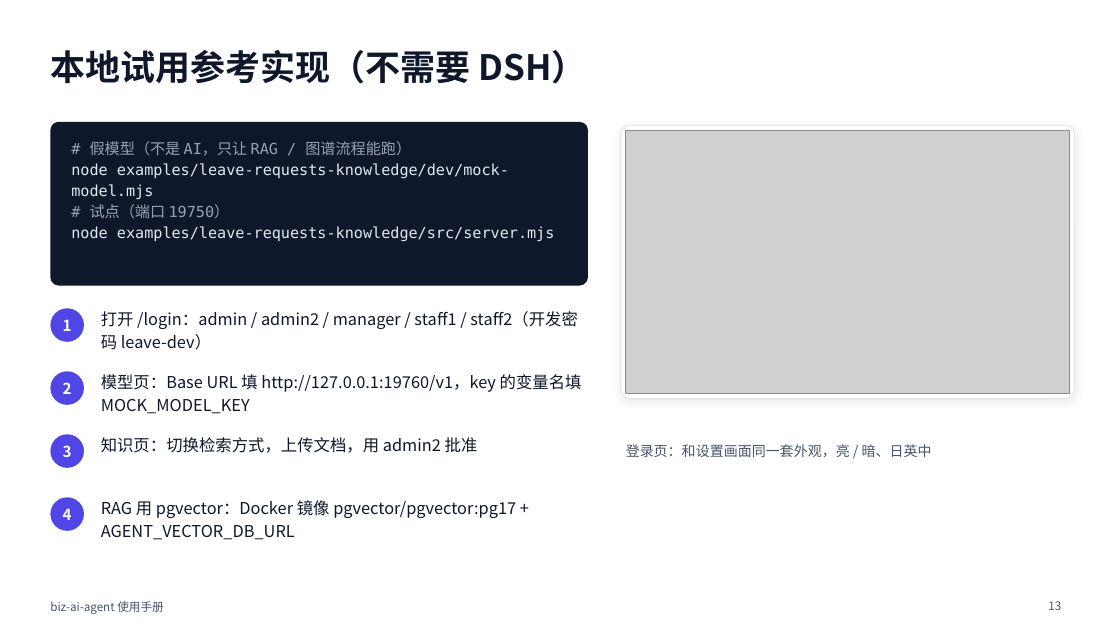
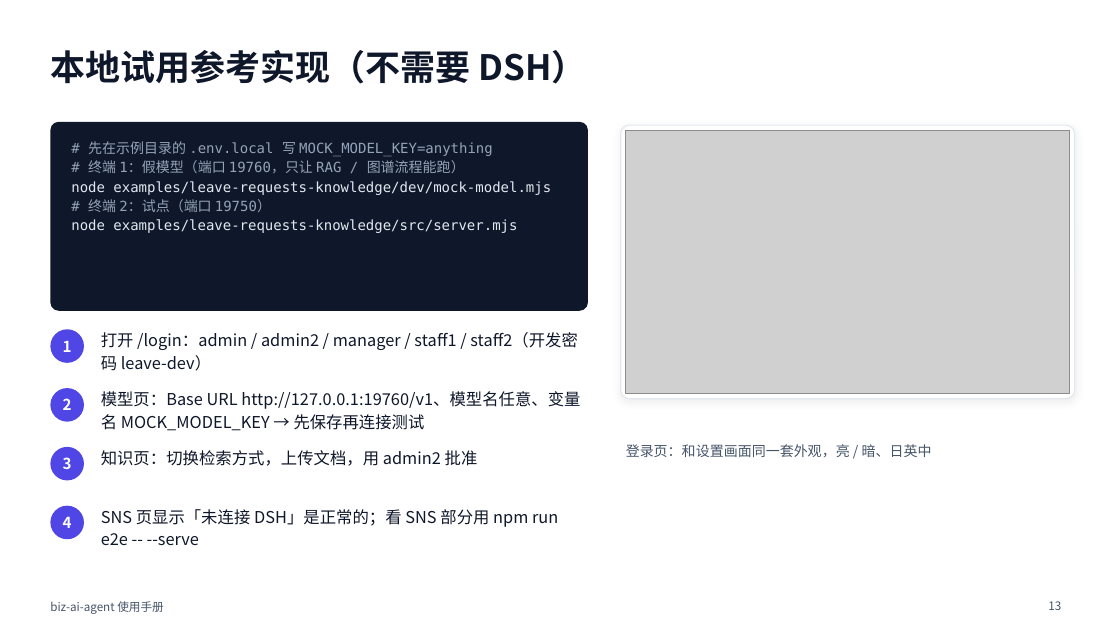
Before and after one commit to ITC-cloud-soft/biz-ai-agent, a slide deck: slide 13 of docs/MANUAL.pptx. Drawn at 1120x630 pixels with LibreOffice and Linux fonts; fonts in the diff are those of the drawing; grey boxes stand for pictures. Boxes give left, top, right and bottom in pixels: in the first picture for what was removed or moved away, otherwise in the second. Text is boxed around its words. In the diff, an @@ line names an element or a change of style, - is before the commit and + after.

```diff
--- a/docs/MANUAL.pptx
+++ b/docs/MANUAL.pptx
@@ rounded rectangle: place and size @@
-rounded rectangle at <box>50,122,588,286</box>
+rounded rectangle at <box>50,122,588,311</box>
@@ rounded rectangle at <box>50,122,588,311</box>: proportions changed @@
@@ text at <box>88,141,493,173</box>: text changed; size 13 to 12 pt @@
-# 假模型（不是 AI，只让 RAG / 图谱流程能跑）
+# 先在示例目录的 .env.local 写 MOCK_MODEL_KEY=anything
+# 终端 1：假模型（端口 19760，只让 RAG / 图谱流程能跑）
@@ text at <box>71,181,551,233</box>: size 13 to 12 pt in "node examples/leave-requests-knowledge/dev/mock-model.mjs", "node examples/leave-requests-knowledge/src/server.mjs" @@
@@ text at <box>88,199,271,212</box>: text changed; size 13 to 12 pt @@
-# 试点（端口 19750）
+# 终端 2：试点（端口 19750）
@@ 2 texts, 1 ellipse: place and size @@
-2 texts, 1 ellipse at <box>50,308,577,350</box>
+2 texts, 1 ellipse at <box>50,329,577,371</box>
@@ 2 texts, 2 ellipses: place and size @@
-2 texts, 2 ellipses at <box>50,371,84,468</box>
+2 texts, 2 ellipses at <box>50,388,84,481</box>
@@ text at <box>101,391,580,431</box>: text changed @@
-模型页：Base URL 填 http://127.0.0.1:19760/v1，key 的变量名填 MOCK_MODEL_KEY
+模型页：Base URL http://127.0.0.1:19760/v1、模型名任意、变量名 MOCK_MODEL_KEY → 先保存再连接测试
@@ 2 texts, 1 ellipse: place and size @@
-2 texts, 1 ellipse at <box>50,437,478,531</box>
+2 texts, 1 ellipse at <box>50,450,478,539</box>
@@ text at <box>101,509,558,545</box>: text changed @@
-RAG 用 pgvector：Docker 镜像 pgvector/pgvector:pg17 + AGENT_VECTOR_DB_URL
+SNS 页显示「未连接 DSH」是正常的；看 SNS 部分用 npm run e2e -- --serve
```
Also in this commit, not shown: 26 other slides changed.
